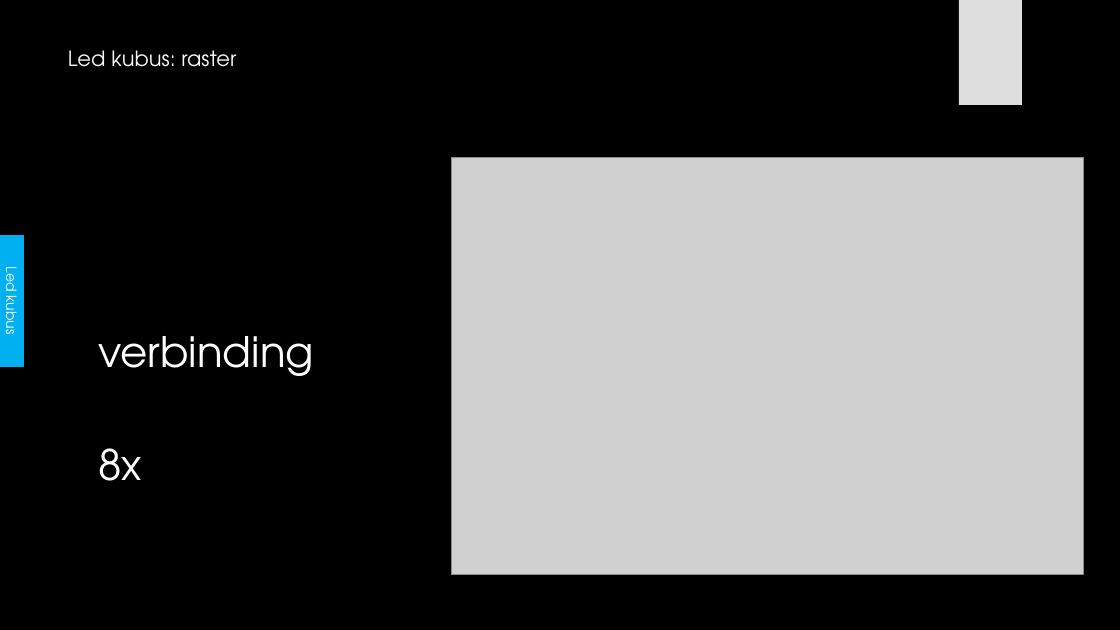
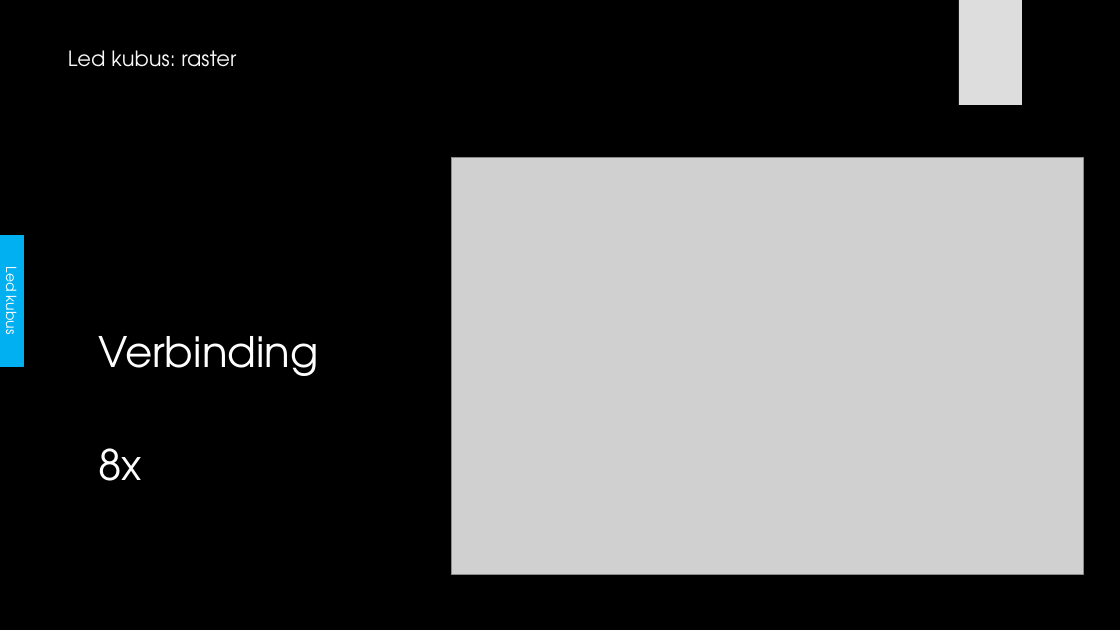
Before and after one commit to its-3ncrypt/Led_Cube_arduino, a slide deck: slide 10 of _Administratie/Presentatie GIP.pptx. Drawn at 1120x630 pixels with LibreOffice and Linux fonts; fonts in the diff are those of the drawing; grey boxes stand for pictures; background and template pictures are left out. Boxes give left, top, right and bottom in pixels: in the first picture for what was removed or moved away, otherwise in the second. Text is boxed around its words. In the diff, an @@ line names an element or a change of style, - is before the commit and + after.

```diff
--- a/_Administratie/Presentatie GIP.pptx
+++ b/_Administratie/Presentatie GIP.pptx
@@ text at (98,336,319,376): text changed @@
-verbinding
+Verbinding
```
Also in this commit, not shown: 7 other slides changed, 1 other file.
